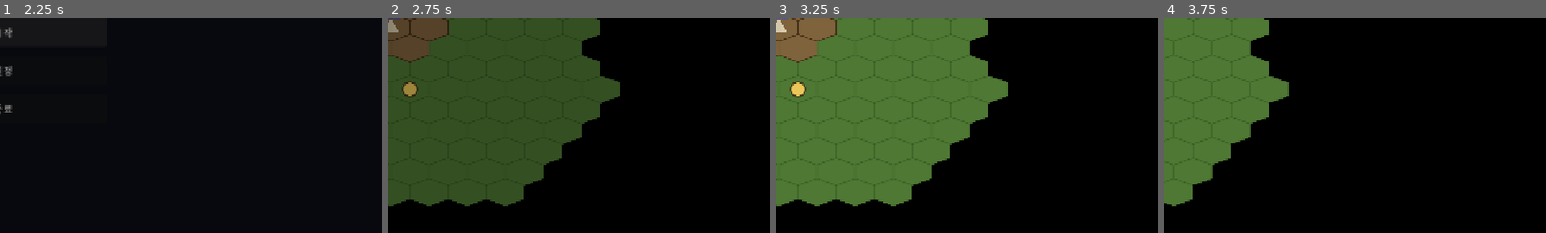
Above: before the commit, frames 1-4 (left to right).
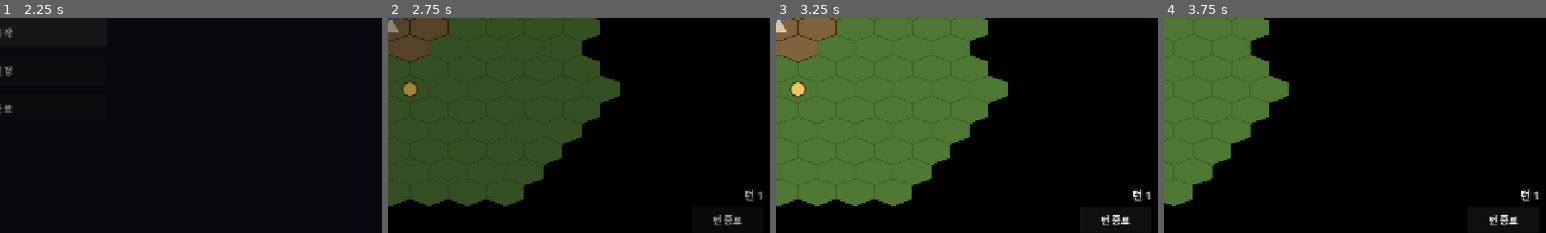
Above: after the commit, the same moments.

Repository: Johnyworld/kingdoms
Game: Godot game, scene res://scenes/splash/splash.tscn
Same seed, same stepped clock (60 frames per second), same inputs: the game is played once before the commit and once after it.
Inputs (mouse positions are % of the whole screen's width and height, from its top left):
- Up to frame 1 (2.25 s): tap Enter at 0.5 s; move the mouse to (72, 45) at 0.52 s; hold D 0.53-1.25 s; hold Shift 0.53-1.25 s; click (72, 45) at 0.67 s; click "시작" at 1.25 s; click "시작" at 2 s
- Up to frame 2 (2.75 s): no input
- Up to frame 3 (3.25 s): drag from (30, 55) to (45, 70) at 2.77 s
- Up to frame 4 (3.75 s): tap Space at 3.5 s; move the mouse to (60, 28) at 3.52 s; hold D from 3.53 s (still down); tap Ctrl at 3.6 s; click (60, 28) at 3.67 s
The pictures show only the part of the screen within x 50-100%, y 48-98%; the shares and areas given below are measured in that part.

Frame 1 is identical in both runs. In frame 2, 0.4% of the frame differs, in the area x 85-98%, y 79-97%; in frame 3, 0.4%, in the area x 84-98%, y 79-97%; in frame 4, 0.4%.

Commit message:
feat(turn): 턴 종료 기능 (유닛 1턴 1이동 + 영지 자원 수입 + 우측하단 턴 종료 버튼)
- TurnManager(number/end_turn): 번호+1 → 유닛 이동 리셋 → 영지 수입
- Character: moved_this_turn/can_move/mark_moved/reset_turn + 이동 완료 시 반투명
- Building.production() / Territory.collect_income() (건물 production 합산)
- turn_hud: 우측 아래 "턴 종료" 버튼 + 턴 번호 표시
- 스펙(features/turn.md 신규 등) · 테스트(test_turn.gd) · 코드 동기화

Co-Authored-By: Claude Opus 4.8 (1M context) <noreply@anthropic.com>

Diff:
--- a/scenes/building/building.gd
+++ b/scenes/building/building.gd
@@ -50,6 +50,11 @@
 ## 종류 라벨(예: "캠프").
 func label() -> String:
 	return _spec.get("label", "")
+
+## 종류의 턴당 생산량(자원명→수량). 없으면 빈 Dictionary(캠프 등).
+## 턴 종료 시 영지 수입(Territory.collect_income)에 쓰인다.
+func production() -> Dictionary:
+	return _spec.get("production", {})
 
 ## 맵에 표시할 텍스트 줄 목록. 각 원소는 {text, color}. 영지에서 가져온다.
 ## 영지명(흰색) → 세력명(세력 색). 영지가 없으면 빈 배열.
--- a/scenes/character/character.gd
+++ b/scenes/character/character.gd
@@ -22,7 +22,11 @@
 
 const _RADIUS := 12.0
 
+# 이번 턴에 이동을 마치면 반투명하게 그릴 때 곱할 알파.
+const _MOVED_ALPHA := 0.4
+
 var selected := false
+var moved_this_turn := false   # 이번 턴에 이미 이동했는지. true면 재선택·재이동 불가.
 
 ## 선택 상태를 바꾸고 다시 그린다.
 func set_selected(value: bool) -> void:
@@ -31,12 +35,33 @@
 	selected = value
 	queue_redraw()
 
+## 이번 턴에 이동 가능한지(아직 이동 안 함).
+func can_move() -> bool:
+	return not moved_this_turn
+
+## 이동 완료 표시. 흐리게(반투명) 다시 그린다.
+func mark_moved() -> void:
+	if moved_this_turn:
+		return
+	moved_this_turn = true
+	queue_redraw()
+
+## 턴 종료 시 호출. 이동 상태를 리셋하고 불투명하게 다시 그린다.
+func reset_turn() -> void:
+	if not moved_this_turn:
+		return
+	moved_this_turn = false
+	queue_redraw()
+
 func _draw() -> void:
+	# 이번 턴에 이동을 마쳤으면 전체를 반투명하게.
+	var a := _MOVED_ALPHA if moved_this_turn else 1.0
+
 	# 선택되면 발밑에 강조 링을 먼저 그린다.
 	if selected:
-		draw_arc(Vector2(0, 4), _RADIUS * 1.4, 0.0, TAU, 40, Color(1.0, 0.95, 0.4), 3.0, true)
+		draw_arc(Vector2(0, 4), _RADIUS * 1.4, 0.0, TAU, 40, Color(1.0, 0.95, 0.4, a), 3.0, true)
 
 	# 임시 플레이스홀더: 발밑 그림자 + 몸통 원 + 외곽선.
-	draw_circle(Vector2(0, 4), _RADIUS * 0.9, Color(0, 0, 0, 0.25))
-	draw_circle(Vector2.ZERO, _RADIUS, Color(0.92, 0.78, 0.35))
-	draw_arc(Vector2.ZERO, _RADIUS, 0.0, TAU, 32, Color(0.25, 0.18, 0.08), 2.0, true)
+	draw_circle(Vector2(0, 4), _RADIUS * 0.9, Color(0, 0, 0, 0.25 * a))
+	draw_circle(Vector2.ZERO, _RADIUS, Color(0.92, 0.78, 0.35, a))
+	draw_arc(Vector2.ZERO, _RADIUS, 0.0, TAU, 32, Color(0.25, 0.18, 0.08, a), 2.0, true)
--- a/scenes/game/game.gd
+++ b/scenes/game/game.gd
@@ -23,6 +23,7 @@
 @onready var building = $Building
 @onready var camp_menu = $CampMenu
 @onready var fog = $Fog
+@onready var turn_hud = $TurnHud
 
 var _min_pos: Vector2
 var _max_pos: Vector2
@@ -32,6 +33,11 @@
 var _reachable: Dictionary = {}
 # 주인공이 선택되었는지. 선택 상태에서만 범위 표시 + 이동이 가능하다.
 var _selected := false
+
+# 턴 진행. 턴 종료 시 유닛 이동 리셋 + 영지 자원 수입.
+var _turn := TurnManager.new()
+var _units: Array = []          # 턴당 1회 이동하는 유닛(주인공 등).
+var _territories: Array = []    # 자원 수입을 받는 영지.
 
 func _ready() -> void:
 	_generate_map()
@@ -42,6 +48,9 @@
 	_place_hero()
 	fog.setup(terrain, MAP_WIDTH, MAP_HEIGHT)
 	_update_fog()
+	_units = [hero]
+	turn_hud.set_turn(_turn.number)
+	turn_hud.ended.connect(_on_turn_ended)
 
 ## 맵 전체를 초원 타일로 채운다.
 func _generate_map() -> void:
@@ -70,6 +79,7 @@
 	var france := Faction.new("프랑스", Color(0.2, 0.3, 0.8))
 	france.add_territory(paris)
 	paris.add_building(building)
+	_territories = [paris]
 
 ## 주인공을 캠프 바로 아래(캠프 영역 밖) 타일에 배치한다.
 func _place_hero() -> void:
@@ -111,13 +121,15 @@
 		return
 
 	if not _selected:
-		if cell == hero_cell:
+		# 이번 턴에 이미 이동한 유닛은 선택되지 않는다.
+		if cell == hero_cell and hero.can_move():
 			_select()
 		return
 
 	# 여기부터는 선택된 상태.
 	if _reachable.has(cell) and _reachable[cell] >= 1 and _reachable[cell] <= hero.movement:
 		hero.position = terrain.map_to_local(cell)
+		hero.mark_moved()   # 유닛은 한 턴에 1회만 이동.
 		_update_fog()
 	_deselect()
 
@@ -126,6 +138,13 @@
 	_selected = true
 	hero.set_selected(true)
 	_update_ranges()
+
+## 턴 종료: 번호 +1, 모든 유닛 이동 리셋, 모든 영지 자원 수입. 진행 중 선택은 해제한다.
+func _on_turn_ended() -> void:
+	if _selected:
+		_deselect()
+	_turn.end_turn(_units, _territories)
+	turn_hud.set_turn(_turn.number)
 
 ## 선택을 해제하고 범위 표시를 지운다.
 func _deselect() -> void:
--- a/scenes/game/game.tscn
+++ b/scenes/game/game.tscn
@@ -7,6 +7,7 @@
 [ext_resource type="Script" path="res://scenes/building/building.gd" id="5"]
 [ext_resource type="Script" path="res://scenes/camp/camp_menu.gd" id="6"]
 [ext_resource type="Script" path="res://scenes/game/fog.gd" id="7"]
+[ext_resource type="Script" path="res://scenes/turn/turn_hud.gd" id="8"]
 
 [node name="Game" type="Node2D"]
 script = ExtResource("1")
@@ -30,3 +31,6 @@
 
 [node name="CampMenu" type="CanvasLayer" parent="."]
 script = ExtResource("6")
+
+[node name="TurnHud" type="CanvasLayer" parent="."]
+script = ExtResource("8")
--- a/scenes/territory/territory.gd
+++ b/scenes/territory/territory.gd
@@ -19,3 +19,11 @@
 		return
 	buildings.append(building)
 	building.territory = self
+
+## 턴 종료 시 호출. 소속 건물들의 생산량(production)을 자원에 합산한다.
+## 영지에 없던 자원 키는 새로 만들어 더한다. 생산이 없는 건물(캠프 등)은 자원을 바꾸지 않는다.
+func collect_income() -> void:
+	for building in buildings:
+		var prod: Dictionary = building.production()
+		for res_name in prod:
+			resources[res_name] = resources.get(res_name, 0) + prod[res_name]
--- /dev/null
+++ b/scenes/turn/turn_hud.gd
@@ -0,0 +1,46 @@
+extends CanvasLayer
+## 턴 HUD. 화면 우측 아래에 현재 턴 번호와 "턴 종료" 버튼을 표시한다.
+## 캠프 메뉴(camp_menu.gd)처럼 UI를 코드로 구성한다(별도 .tscn 없음).
+
+## 턴 종료 버튼을 누르면 방출. game.gd가 받아 TurnManager.end_turn을 실행한다.
+signal ended
+
+const MARGIN := 16
+
+var _turn_label: Label
+
+func _ready() -> void:
+	layer = 32
+	_build()
+
+## 우측 아래에 세로로 [턴 번호] + [턴 종료 버튼]을 쌓는다.
+func _build() -> void:
+	var root := Control.new()
+	root.set_anchors_preset(Control.PRESET_FULL_RECT)
+	root.mouse_filter = Control.MOUSE_FILTER_IGNORE
+	add_child(root)
+
+	var box := VBoxContainer.new()
+	box.set_anchors_and_offsets_preset(Control.PRESET_BOTTOM_RIGHT, Control.PRESET_MODE_MINSIZE, MARGIN)
+	box.grow_horizontal = Control.GROW_DIRECTION_BEGIN
+	box.grow_vertical = Control.GROW_DIRECTION_BEGIN
+	box.alignment = BoxContainer.ALIGNMENT_END
+	box.add_theme_constant_override("separation", 6)
+	root.add_child(box)
+
+	_turn_label = Label.new()
+	_turn_label.horizontal_alignment = HORIZONTAL_ALIGNMENT_RIGHT
+	_turn_label.add_theme_font_size_override("font_size", 18)
+	box.add_child(_turn_label)
+
+	var end_btn := Button.new()
+	end_btn.text = "턴 종료"
+	end_btn.custom_minimum_size = Vector2(120, 44)
+	end_btn.pressed.connect(func() -> void: ended.emit())
+	box.add_child(end_btn)
+
+	set_turn(1)
+
+## 표시 턴 번호를 갱신한다.
+func set_turn(number: int) -> void:
+	_turn_label.text = "턴 %d" % number
--- /dev/null
+++ b/scenes/turn/turn_manager.gd
@@ -0,0 +1,14 @@
+class_name TurnManager extends RefCounted
+## 게임의 턴 진행을 관리한다. 시각 요소가 없는 순수 데이터/로직이라 씬 없이 스크립트만 둔다.
+## 턴 종료 = 번호 +1 → 모든 유닛 이동 상태 리셋 → 모든 영지 자원 수입.
+
+var number := 1   # 현재 턴 번호. 1부터 시작.
+
+## 한 턴을 종료한다.
+## units: 이동 상태를 리셋할 유닛(주인공 등). territories: 자원 수입을 받을 영지.
+func end_turn(units: Array, territories: Array) -> void:
+	number += 1
+	for unit in units:
+		unit.reset_turn()
+	for territory in territories:
+		territory.collect_income()
--- /dev/null
+++ b/test/unit/test_turn.gd
@@ -0,0 +1,104 @@
+extends GutTest
+## 턴(Turn) 시스템 테스트 — 턴 번호 · 유닛 1턴 1이동 · 영지 자원 수입.
+## TurnManager.end_turn = 번호+1 → 유닛 reset_turn → 영지 collect_income.
+
+const MAP := 41
+
+var terrain: TileMapLayer
+
+func before_each() -> void:
+	terrain = TileMapLayer.new()
+	terrain.tile_set = load("res://tiles/grass_tileset.tres")
+	add_child_autofree(terrain)
+
+func _turn_manager() -> Object:
+	return load("res://scenes/turn/turn_manager.gd").new()
+
+func _character() -> Node2D:
+	var c: Node2D = load("res://scenes/character/character.gd").new()
+	add_child_autofree(c)
+	return c
+
+func _building(type_id: String) -> Node2D:
+	var b: Node2D = load("res://scenes/building/building.gd").new()
+	add_child_autofree(b)
+	b.setup(terrain, Vector2i(MAP / 2, MAP / 2), type_id)
+	return b
+
+func _territory(res := {}) -> Object:
+	return load("res://scenes/territory/territory.gd").new("파리", res)
+
+# --- 턴 번호 ---
+
+func test_starts_at_turn_one() -> void:
+	assert_eq(_turn_manager().number, 1, "생성 직후 턴 번호 1")
+
+func test_end_turn_increments_number() -> void:
+	var tm := _turn_manager()
+	tm.end_turn([], [])
+	assert_eq(tm.number, 2, "턴 종료 1회 → 2")
+	tm.end_turn([], [])
+	assert_eq(tm.number, 3, "턴 종료 2회 → 3")
+
+# --- 유닛 1턴 1이동 ---
+
+func test_character_can_move_by_default() -> void:
+	var c := _character()
+	assert_false(c.moved_this_turn, "생성 직후 이동 안 함")
+	assert_true(c.can_move(), "생성 직후 이동 가능")
+
+func test_mark_moved_blocks_move() -> void:
+	var c := _character()
+	c.mark_moved()
+	assert_true(c.moved_this_turn, "mark_moved 후 이동함 표시")
+	assert_false(c.can_move(), "이동한 유닛은 이동 불가")
+
+func test_reset_turn_restores_move() -> void:
+	var c := _character()
+	c.mark_moved()
+	c.reset_turn()
+	assert_false(c.moved_this_turn, "reset_turn 후 이동 안 함으로 리셋")
+	assert_true(c.can_move(), "reset_turn 후 다시 이동 가능")
+
+func test_end_turn_resets_units() -> void:
+	var tm := _turn_manager()
+	var c := _character()
+	c.mark_moved()
+	tm.end_turn([c], [])
+	assert_false(c.moved_this_turn, "턴 종료 시 유닛 이동 상태 리셋")
+
+# --- 건물 생산량 ---
+
+func test_camp_production_empty() -> void:
+	assert_eq(_building("camp").production(), {}, "캠프는 생산 없음(빈 Dictionary)")
+
+func test_farm_production_wheat() -> void:
+	assert_eq(_building("farm").production(), {"밀": 1}, "농장은 밀 1 생산")
+
+# --- 영지 자원 수입 ---
+
+func test_collect_income_adds_farm_production() -> void:
+	var t := _territory({"밀": 50})
+	t.add_building(_building("farm"))
+	t.collect_income()
+	assert_eq(t.resources["밀"], 51, "농장 생산으로 밀 +1")
+
+func test_collect_income_camp_only_no_change() -> void:
+	var t := _territory({"밀": 50, "목재": 20})
+	t.add_building(_building("camp"))
+	t.collect_income()
+	assert_eq(t.resources["밀"], 50, "캠프만 있으면 자원 변화 없음")
+	assert_eq(t.resources["목재"], 20, "캠프만 있으면 자원 변화 없음")
+
+func test_collect_income_creates_missing_key() -> void:
+	var t := _territory({})  # 밀 키 없음
+	t.add_building(_building("farm"))
+	t.collect_income()
+	assert_eq(t.resources.get("밀"), 1, "없던 자원 키도 생산되면 새로 생겨 더해짐")
+
+func test_end_turn_collects_income() -> void:
+	var tm := _turn_manager()
+	var t := _territory({"밀": 50})
+	t.add_building(_building("farm"))
+	tm.end_turn([], [t])
+	assert_eq(t.resources["밀"], 51, "턴 종료 시 영지 수입 적용")
Not shown: 1 places in scenes/game/game.tscn that only renumber resources
Not shown, added: scenes/turn/turn_hud.gd.uid
Not shown, added: scenes/turn/turn_manager.gd.uid
Not shown, added: test/unit/test_turn.gd.uid
Not shown, changed: docs/spec/SPEC.md
Not shown, changed: docs/spec/data/buildings.md
Not shown, changed: docs/spec/entities/Building.md
Not shown, changed: docs/spec/entities/Character.md
Not shown, changed: docs/spec/entities/Territory.md
Not shown, changed: docs/spec/features/selection-and-movement.md
Not shown, added: docs/spec/features/turn.md
